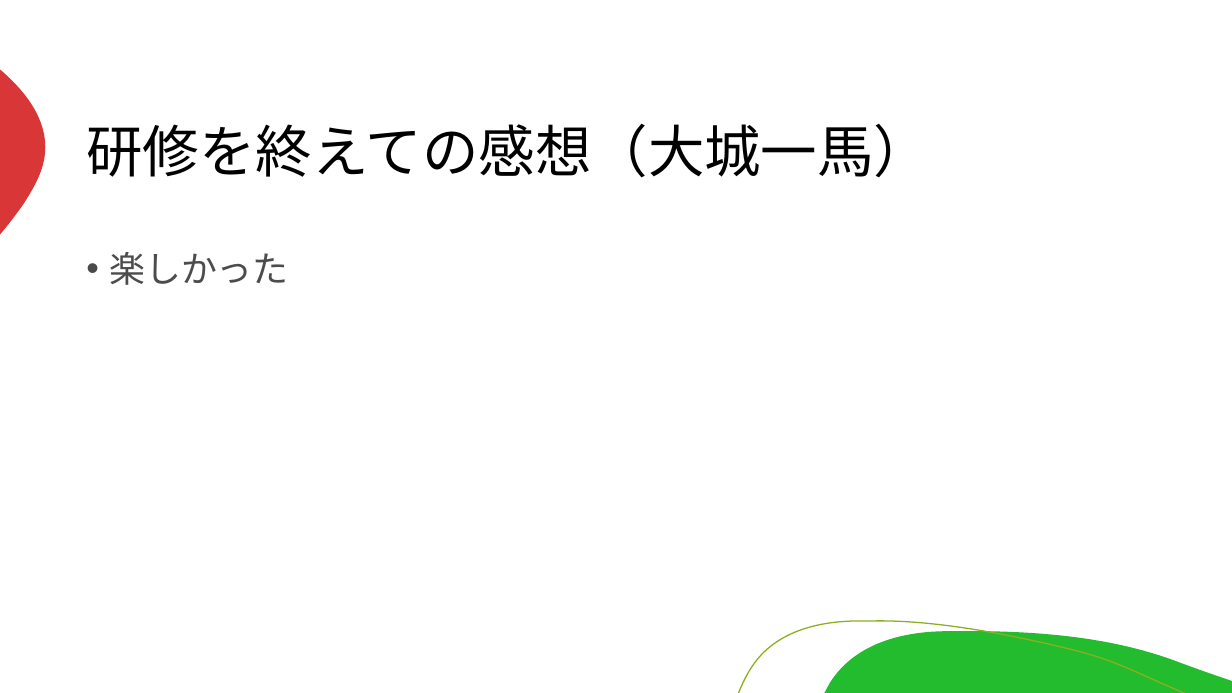
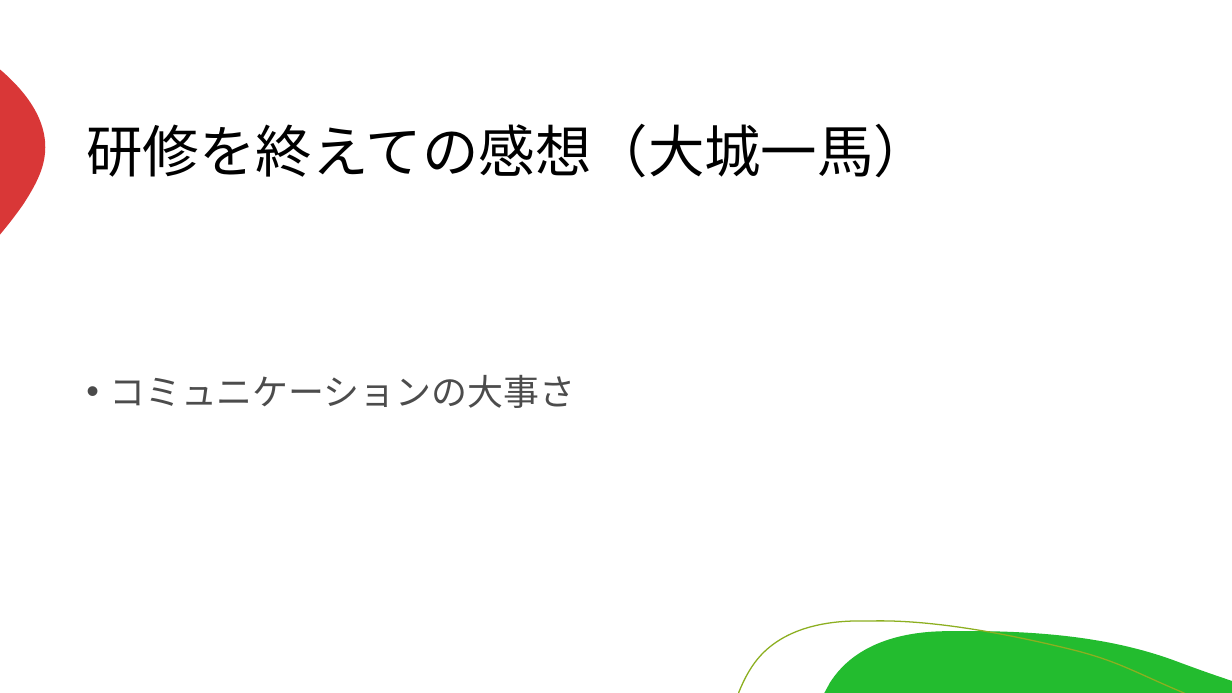
Before and after one commit to miyagiryusei/Excel, a slide deck: slide 16 of 発表資料.pptx. Drawn at 1232x693 pixels with LibreOffice and Linux fonts; fonts in the diff are those of the drawing. Boxes give left, top, right and bottom in pixels: in the first picture for what was removed or moved away, otherwise in the second. Text is boxed around its words. In the diff, an @@ line names an element or a change of style, - is before the commit and + after.

```diff
--- a/発表資料.pptx
+++ b/発表資料.pptx
@@ text at [109,375,575,408]: text changed @@
-• 楽しかった
+• コミュニケーションの大事さ
```
Also in this commit, not shown: 10 other slides changed.
